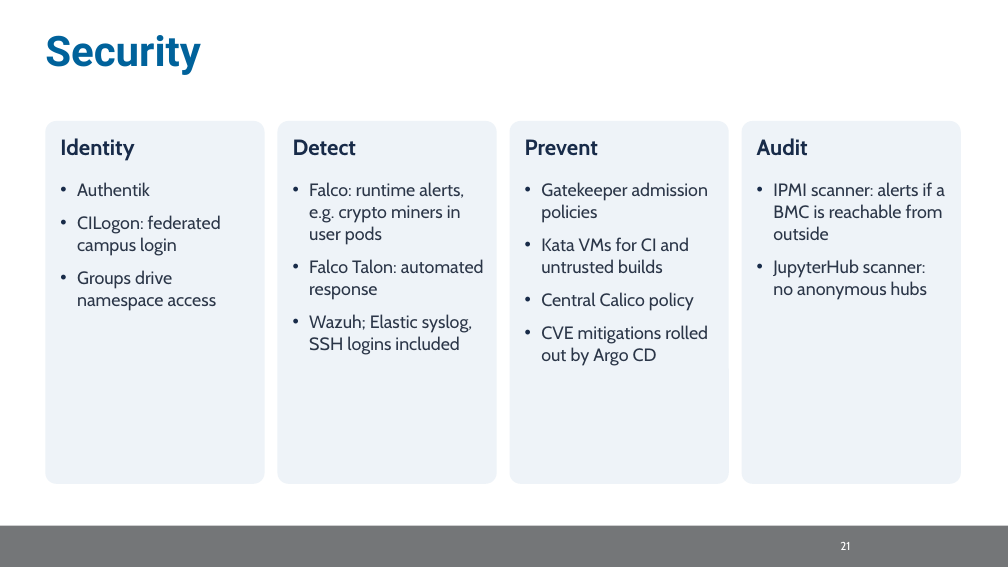
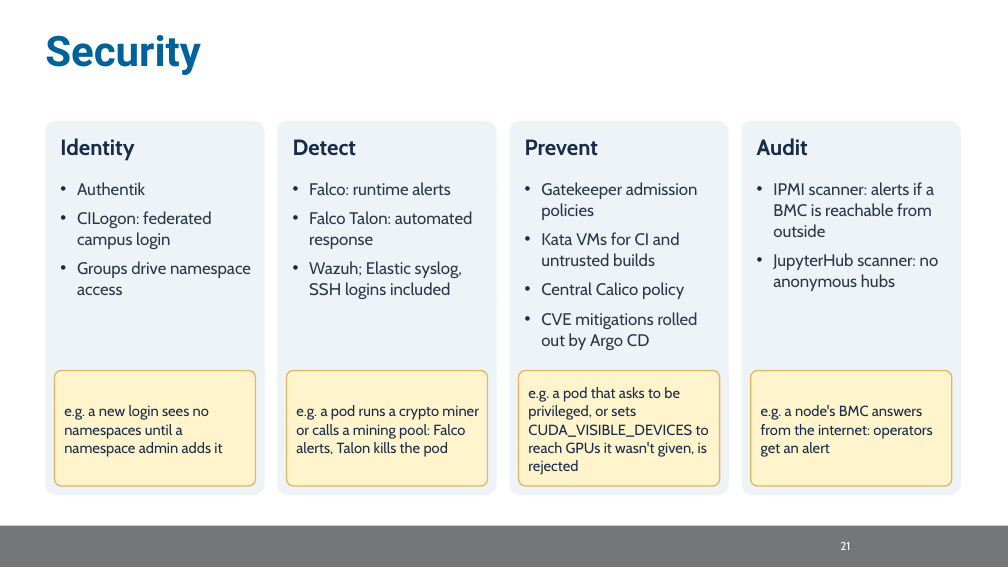
Before and after one commit to nrp-nautilus/nrp-training, a slide deck: slide 37 of trainings/scinet-sc26/slides/scinet-nrp.pptx (slide 27 before the commit). Drawn at 1008x567 pixels with LibreOffice and Linux fonts; fonts in the diff are those of the drawing; background and template pictures are left out. Boxes give left, top, right and bottom in pixels: in the first picture for what was removed or moved away, otherwise in the second. Text is boxed around its words. In the diff, an @@ line names an element or a change of style, - is before the commit and + after.

Commit message:
scinet-sc26: slide revisions, an agent in the demo, a presenter reference
- Slides advance by keys only; mouse clicks no longer change slides
- New slides: Containers and Kubernetes, How Services Get Deployed, Fitting
  Big Models on Contributed GPUs, What is a Namespace?, Runner Flavors (backup)
- Getting Traffic In redrawn to the real path (DNS, HAProxy ingress nodes,
  cert-manager; MetalLB for non-HTTP services); Policy, Network, Request path,
  Sharing GPUs and Multi-Node Serving step through with moving dots
- Owners get reservation taints, not a priority class; no billing wording
- Real Thanos panels and the MaDDash loss grid; Internet2 sites on the map
- Demo: no admin-only commands; new agent.ipynb with three read-only tools
- Slides split into section files; reference.md glossary for the presenter

```diff
--- a/trainings/scinet-sc26/slides/scinet-nrp.pptx
+++ b/trainings/scinet-sc26/slides/scinet-nrp.pptx
@@ rounded rectangle: place and size @@
-rounded rectangle at [45, 121, 265, 484]
+rounded rectangle at [45, 121, 265, 495]
@@ rounded rectangle: place and size @@
-rounded rectangle at [278, 121, 497, 484]
+rounded rectangle at [278, 121, 497, 495]
@@ rounded rectangle: place and size @@
-rounded rectangle at [510, 121, 729, 484]
+rounded rectangle at [510, 121, 729, 495]
@@ rounded rectangle: place and size @@
-rounded rectangle at [742, 121, 961, 484]
+rounded rectangle at [742, 121, 961, 495]
@@ size 17 to 16 pt; less space between paragraphs in 3 elements at [77, 182, 251, 295], [541, 182, 698, 350], [773, 182, 939, 291] @@
@@ text at [309, 182, 450, 195]: text changed; size 17 to 16 pt @@
-• Falco: runtime alerts, e.g. crypto miners in user pods
+• Falco: runtime alerts
@@ text at [309, 211, 473, 299]: size 17 to 16 pt in "Falco Talon: automated response", "Wazuh; Elastic syslog, SSH logins included"; less space between paragraphs @@
@@ rounded rectangle added at [54, 371, 256, 486], fill #FFF4CC, outline #E9B55C 1.25 pt @@
@@ rounded rectangle added at [287, 371, 488, 486], fill #FFF4CC, outline #E9B55C 1.25 pt @@
@@ rounded rectangle added at [519, 371, 720, 486], fill #FFF4CC, outline #E9B55C 1.25 pt @@
@@ text added at [528, 387, 709, 475], 14 pt, text #182B49 @@
+e.g. a pod that asks to be privileged, or sets CUDA_VISIBLE_DEVICES to reach GPUs it wasn't given, is rejected
@@ rounded rectangle added at [751, 371, 952, 486], fill #FFF4CC, outline #E9B55C 1.25 pt @@
@@ text added at [64, 405, 222, 457], 14 pt, text #182B49 @@
+e.g. a new login sees no namespaces until a namespace admin adds it
@@ text added at [296, 405, 479, 457], 14 pt, text #182B49 @@
+e.g. a pod runs a crypto miner or calls a mining pool: Falco alerts, Talon kills the pod
@@ text added at [761, 405, 932, 457], 14 pt, text #182B49 @@
+e.g. a node's BMC answers from the internet: operators get an alert
```
Also in this commit, not shown: 48 other slides changed, 19 slides added, 3 slides removed, 28 other files.
